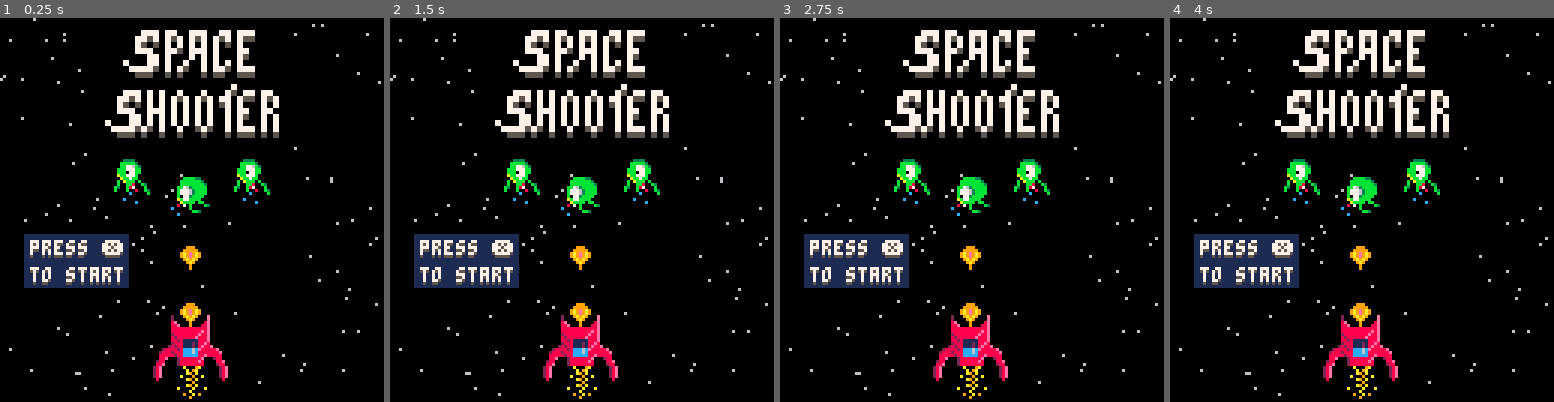
Above: before the commit, frames 1-4 (left to right).
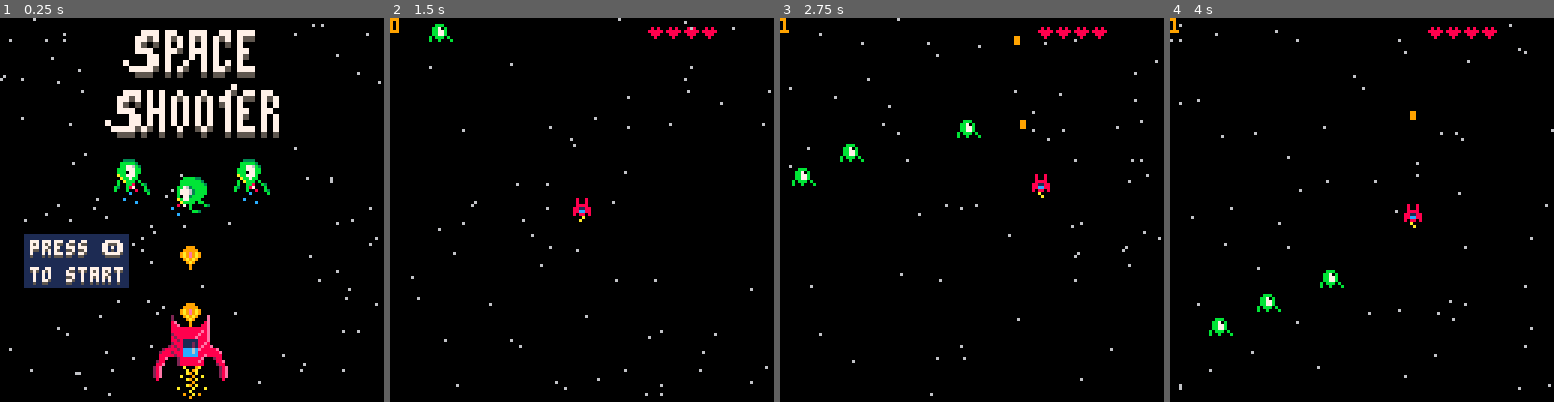
Above: after the commit, the same moments.

Repository: romellem/pico-8-carts
Game: PICO-8 cartridge spaceshooter.p8
Two runs of this game, one before a commit and one after it. Both use one fixed random seed, a clock stepped at 60 frames per second and the inputs below.
Inputs:
- Up to frame 1 (0.25 s): no input
- Up to frame 2 (1.5 s): tap O (Z key) at 0.7 s
- Up to frame 3 (2.75 s): hold Right 1.6-2.1 s; tap O (Z key) at 1.7, 2.1, 2.5 s; hold Up 2.15-2.42 s; hold Right from 2.47 s (still down)
- Up to frame 4 (4 s): tap O (Z key) at 2.9, 3.3, 3.7 s; release Right at 3.03 s; hold Left 3.08-3.58 s; hold Down 3.63-3.97 s

The runs differ from the first frame. In frame 1, less than 0.1% of the frame differs, in the area x 28-31%, y 58-61%; in frame 2, 14%; in frame 3, 14%; in frame 4, 14%, in the area x 0-100%, y 0-100%.

Commit message:
Working menu

Diff:
--- a/spaceshooter.p8
+++ b/spaceshooter.p8
@@ -16,7 +16,13 @@
 
 	stars = generate_stars()
 
-	--start()
+	menu()
+end
+
+function menu()
+	_update = update_menu
+
+	--don't need to refresh the screen (for now, moving stars in menu maybe?)
 	cls()
 	draw_menu()
 end
@@ -29,6 +35,12 @@
 function game_over()
 	_update = update_over
 	_draw = draw_over
+end
+
+function update_menu()
+	if btn(🅾️) then
+		start()
+	end
 end
 
 function update_over()
@@ -168,8 +180,8 @@
 	--reset area behind "start" text
 	rectfill(8,72, 42,89, 1)
 	palt()
-	print("press ❎", 10, 75, 5)
-	print("press ❎", 10, 74, 7)
+	print("press 🅾️", 10, 75, 5)
+	print("press 🅾️", 10, 74, 7)
 	print("to start", 10, 84, 5)
 	print("to start", 10, 83, 7)
 
